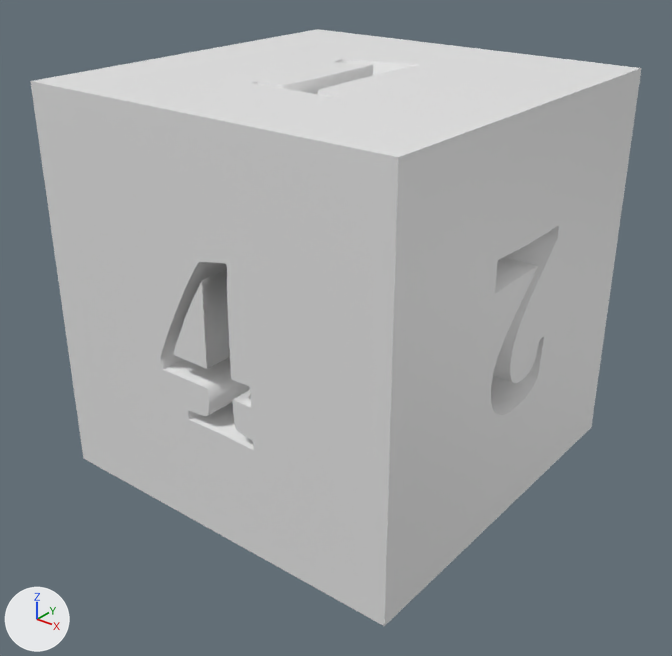
The Blender file models/dice/d6.blend, before and after one commit.
Before and after are seen from a 50 mm camera at (1.617, -2.066, 1.093) aimed at (0.022, -0.072, -0.144). The lights are fixed; the arrows at lower left show +X, +Y and +Z. The same objects are shown in both versions, whatever each file hides.

Names of what the first picture shows: 'd6'.
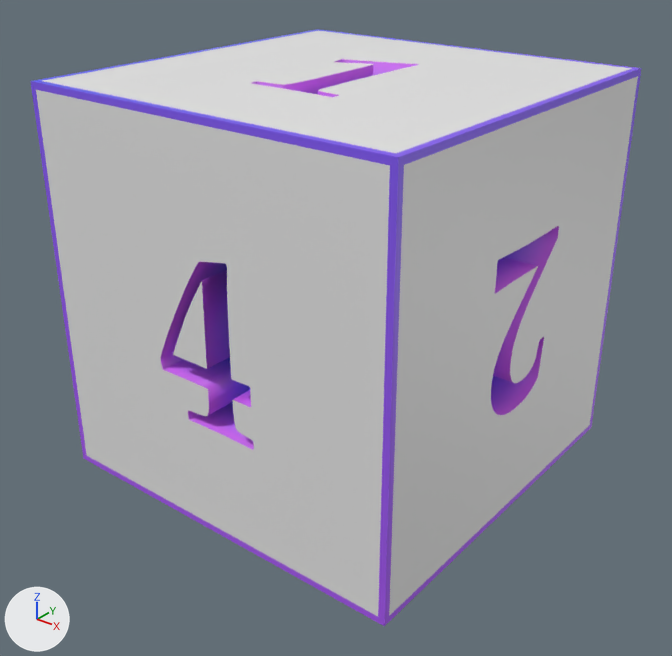
What differs and where, as boxes (x1, y1, x2, y2) in the pictures (672 x 656 px):
part 1 of me_cube_001, recoloured (grey to purple): (161, 59, 559, 450) in both
part 2 of me_cube_001, recoloured (grey to purple): (30, 29, 642, 626) in both

The change, as a diff of the scene's bpy script:
```diff
--- a/models/dice/d6.blend.py
+++ b/models/dice/d6.blend.py
@@ img_ashedice_png @@
+img_ashedice_png = load_image('ashedice.png', '../../images/ashedice.png', 380, 760, 'sRGB')
@@ mat_material_006 @@
+mat_material_006 = principled_material('Material.006')
+mat_material_006.texture = img_ashedice_png
@@ mat_material_007 @@
+mat_material_007 = principled_material('Material.007')
+mat_material_007.texture = img_ashedice_png
@@ me_cube_001 @@
 me_cube_001.from_pydata(...)  # 4767 vertices, 3182 faces; spans x -1.0..1.0, y -1.0..1.0, z -1.0..1.0
 # used by ob_d6; location = (0.0, 0.0, 0.0); rotation_euler = (1.571, 0.0, 0.0), in degrees (90, 0, 0); scale = (0.6, 0.6, 0.6)
+# me_cube_001 part 1: all 3144 faces centred in x -0.79..0.79, y -0.83..0.79, z -0.79..0.83 switch from mat_material_002 (its picture is missing) to mat_material_006 (picture img_ashedice_png)
+# me_cube_001 part 2: 24 of the faces centred in x -1.0..1.0, y -1.0..1.0, z -1.0..1.0 switch from mat_material_002 (its picture is missing) to mat_material_007 (picture img_ashedice_png)
```
